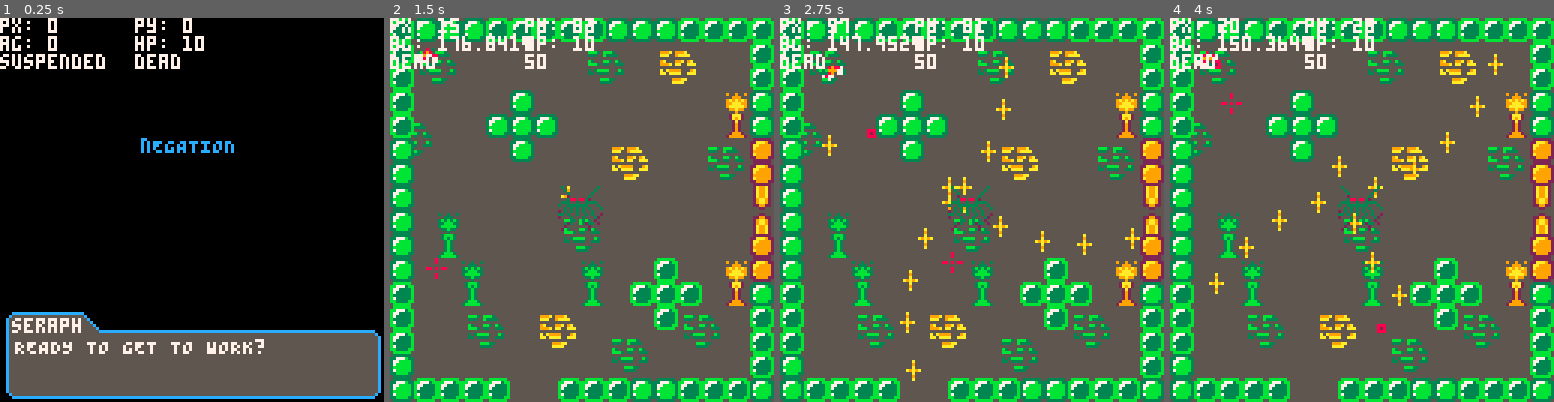
Above: before the commit, frames 1-4 (left to right).
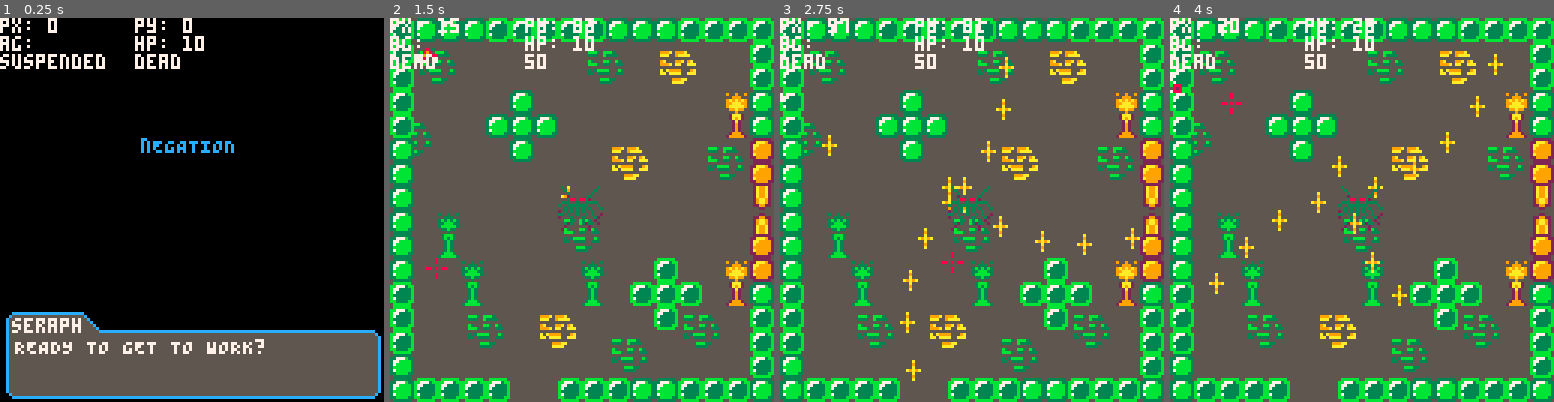
Above: after the commit, the same moments.

Repository: kbrewington/Negation
Game: PICO-8 cartridge negation.p8
Same seed, same stepped clock (60 frames per second), same inputs: the game is played once before the commit and once after it.
Inputs (mouse positions are in pixels of both pictures, inside the frame that each line leads up to):
- Up to frame 1 (0.25 s): no input
- Up to frame 2 (1.5 s): tap X (X key) at 0.33, 1.07 s; click (670, 121) at 0.67 s; tap O (Z key) at 0.7 s; click (436, 267) at 1.22 s
- Up to frame 3 (2.75 s): hold Right 1.6-2.1 s; tap O (Z key) at 1.7, 2.1, 2.5 s; click (887, 114) at 1.77 s; tap X (X key) at 1.85 s; hold Up 2.15-2.42 s; click (952, 259) at 2.32 s; hold Right from 2.47 s (still down)
- Up to frame 4 (4 s): click (1404, 106) at 2.87 s; tap O (Z key) at 2.9, 3.3, 3.7 s; tap X (X key) at 2.97 s; release Right at 3.03 s; hold Left 3.08-3.58 s; click (1465, 256) at 3.42 s; hold Down 3.63-3.97 s; click (1231, 102) at 3.97 s

The runs differ from the first frame. In frame 1, less than 0.1% of the frame differs, in the area x 12-15%, y 4-9%; in frame 2, 0.4%; in frame 3, 0.6%; in frame 4, 0.7%, in the area x 0-57%, y 4-83%.

Commit message:
Added left and right movement. No collision.

Diff:
--- a/negation.p8
+++ b/negation.p8
@@ -212,7 +212,7 @@
   print("px: " .. stat(32), 0, 0, 7)
   print("py: " .. stat(33), 45, 0, 7)
 
-  print("ag: " .. player.angle, 0, 6, 7)
+  print("ag: ", 0, 6, 7)
   --print("mem: ".. stat(0), 45, 6, 7)
   print("hp: ".. player.health, 45, 6, 7)
 
@@ -774,6 +774,8 @@
     if (btn(c.left_arrow)) then
       --dash_detect(c.left_arrow)
       --player.angle -= player.turnspeed
+      player.x = player.x - player.speed * sin((player.angle - 85) / 360)
+      player.y = player.y - player.speed * cos((player.angle - 85) / 360)
     end --end left button
 
     --[[
@@ -782,6 +784,8 @@
     if (btn(c.right_arrow)) then
       --dash_detect(c.right_arrow)
       --player.angle += player.turnspeed
+      player.x = player.x - player.speed * sin((player.angle + 85) / 360)
+      player.y = player.y - player.speed * cos((player.angle + 85) / 360)
     end --end right button
 
     --[[
@@ -856,7 +860,9 @@
   end
 
   player.current_speed = 0
-  if not drawdialog then player.angle = atan2(stat(32) - player.x - 3, stat(33) - player.y - 3) * -360 + 90 end
+  if not drawdialog then
+    player.angle = atan2(stat(32) - player.x - 3, stat(33) - player.y - 3) * -360 + 90
+  end
   player.angle = player.angle % 360
 end --end _update()
 
